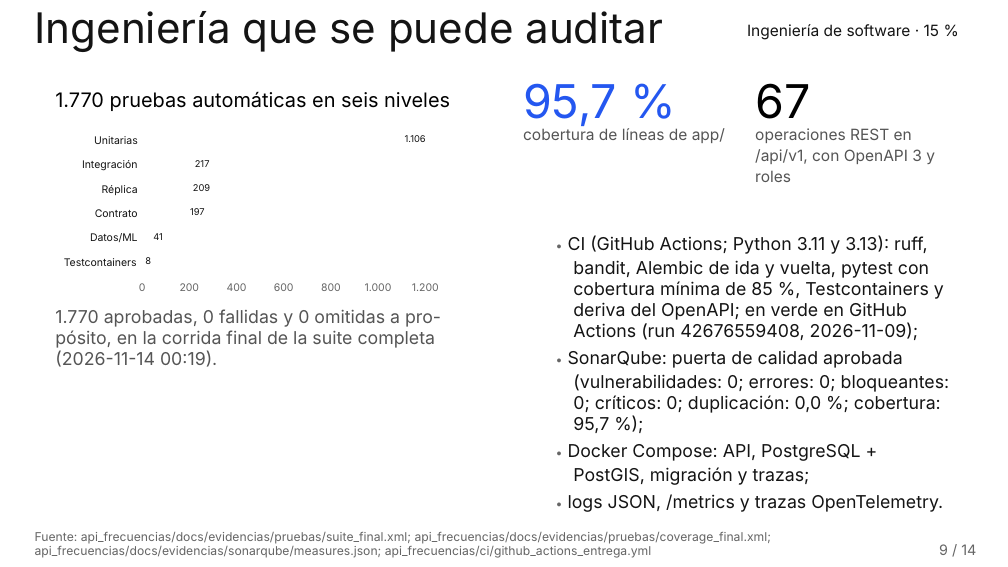
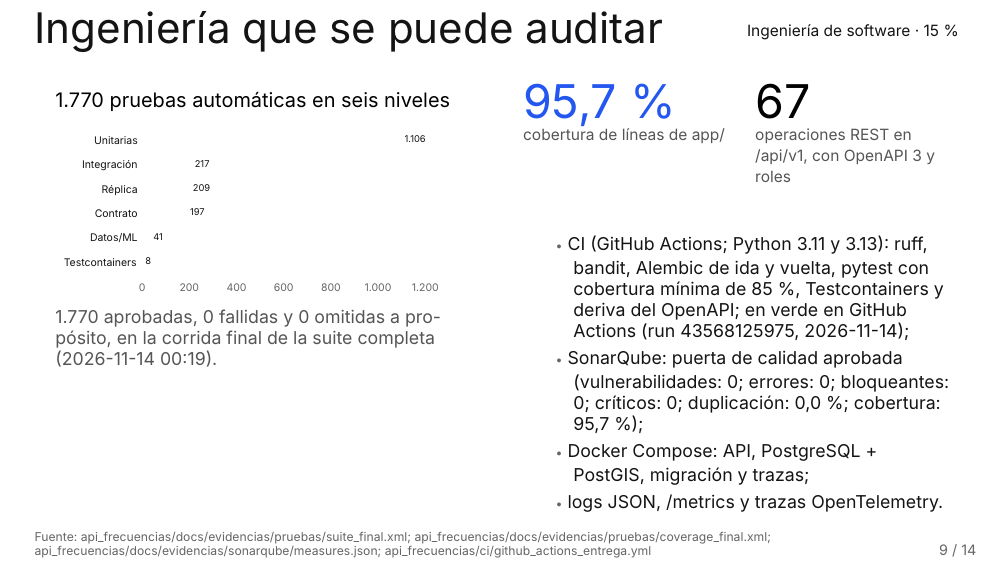
Before and after one commit to RubenEsg/Data-Challenge-pro-extreme, a slide deck: slide 9 of documentos/presentacion_final.pptx. Drawn at 1008x567 pixels with LibreOffice and Linux fonts; fonts in the diff are those of the drawing; background and template pictures are left out. Boxes give left, top, right and bottom in pixels: in the first picture for what was removed or moved away, otherwise in the second. Text is boxed around its words. In the diff, an @@ line names an element or a change of style, - is before the commit and + after.

Commit message:
Entrega: integración continua del 14-11 en la matriz y los documentos, anexo del informe con la disposición del repositorio y documentos sin rutas de la máquina de trabajo
pruebas/ci_github.txt describe la corrida de GitHub Actions del 14-11-2026 sobre el código final (1.503 aprobadas, 206 omitidas de réplica, cobertura de 95,15 % y 65 rutas); la matriz, E01, E02 y la presentación la citan. El informe técnico (23 páginas) lista los productos con las rutas de este repositorio, incluida la API. La evidencia de pytest de alertas se volvió a generar desde la carpeta de la entrega.

```diff
--- a/documentos/presentacion_final.pptx
+++ b/documentos/presentacion_final.pptx
@@ text at box(573, 322, 909, 340): text changed @@
-Actions (run 42676559408, 2026-11-09);
+Actions (run 43568125975, 2026-11-14);
```
Also in this commit, not shown: 30 other files.
